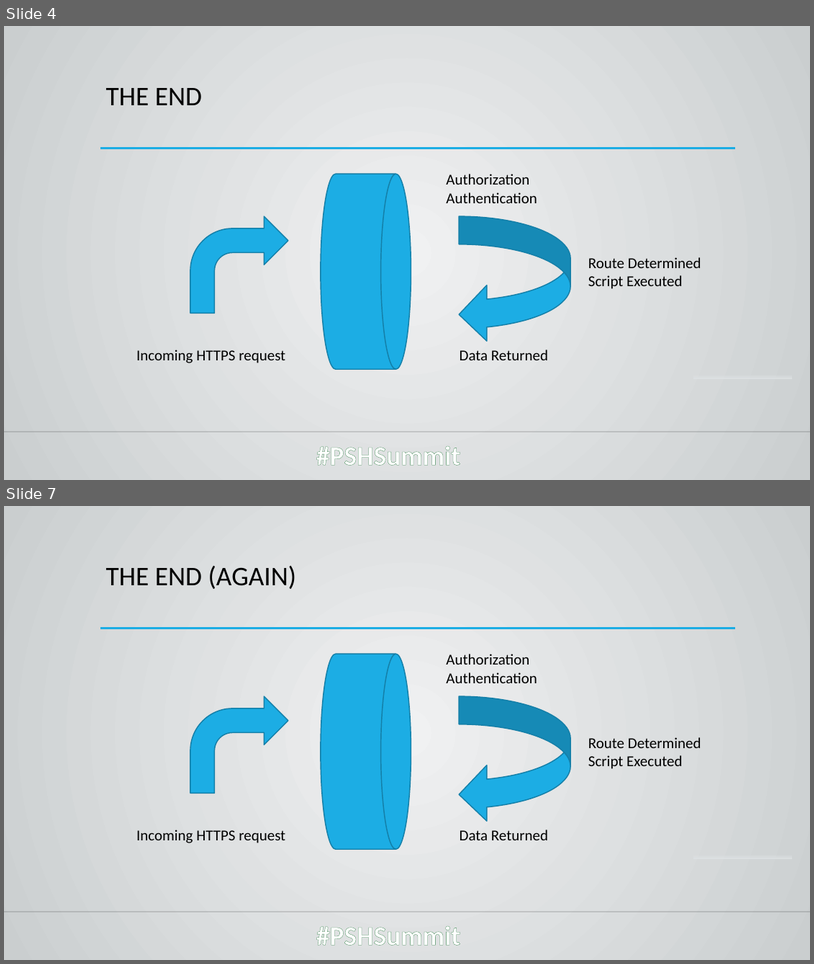
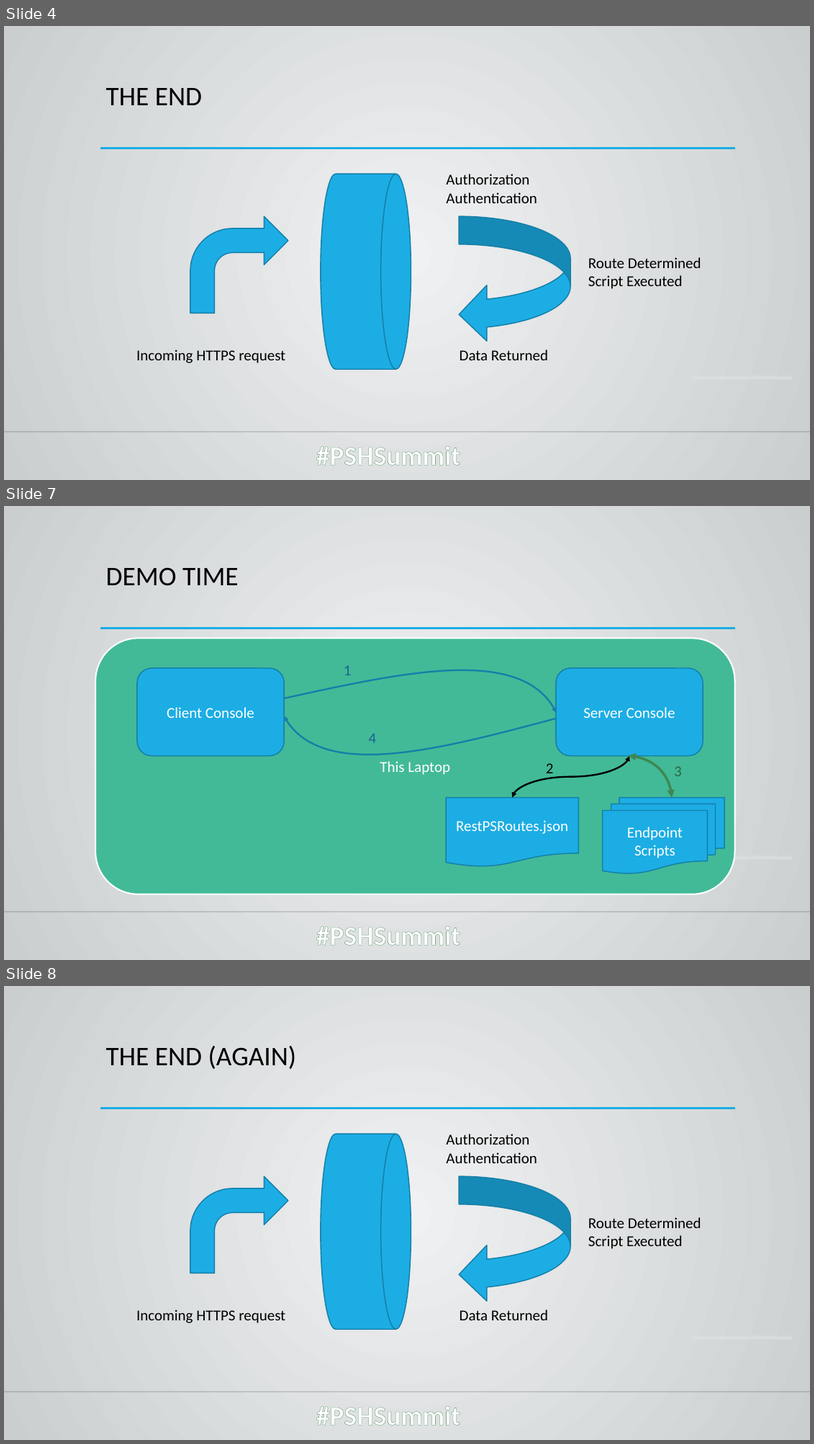
Before and after one commit to jpsider/Invoke-Automation, a slide deck: Powershell/PowerShellConference2022/Sider_PSConf_2022.pptx. Shown one above the other, each under a label of ours: slides 4 and 7 before the commit, slides 4, 7 and 8 after it; the slides between them are not shown. The pictures are 814x964 and 814x1444 pixels, drawn with LibreOffice and Linux fonts; fonts in the diff are those of the drawing; background and template pictures are left out. Boxes give left, top, right and bottom in pixels: in the first picture for what was removed or moved away, otherwise in the second. Text is boxed around its words. In the diff, an @@ line names an element or a change of style, - is before the commit and + after.

```diff
--- a/Powershell/PowerShellConference2022/Sider_PSConf_2022.pptx
+++ b/Powershell/PowerShellConference2022/Sider_PSConf_2022.pptx
@@ slide 7 added at (4,506,810,960), background gradient #F0F2F3 to #CACED0; not listed: 4 template elements that a slide beside it also shows @@
@@ title added at (106,568,239,586), 32 pt, text #000000 @@
+DEMO TIME
@@ rounded rectangle added at (95,638,736,894), fill #42BA97, outline #FFFFFF 1.75 pt, 18 pt, text #FFFFFF @@
+This Laptop
@@ rounded rectangle added at (137,668,284,756), fill #1CADE4, outline #1580A9 1.25 pt, 18 pt, text #FFFFFF @@
+Client Console
@@ freeform shape added at (285,671,557,713), outline #1580A9 2 pt @@
@@ text added at (344,665,352,675), 18 pt, text #1D6294 @@
+1
@@ rounded rectangle added at (556,668,703,756), fill #1CADE4, outline #1580A9 1.25 pt, 18 pt, text #FFFFFF @@
+Server Console
@@ freeform shape added at (284,704,558,758), outline #1580A9 2 pt @@
@@ text added at (369,734,377,743), 18 pt, text #1D6294 @@
+4
@@ curved double arrow added from (630, 756) to (513, 798), #000000 2 pt @@
@@ text added at (546,763,554,777), 18 pt, text #000000 @@
+2
@@ curved double arrow added from (629, 756) to (672, 798), #3E8853 3 pt @@
@@ text added at (674,766,682,776), 18 pt, text #2F663E @@
+3
@@ flow chart document added at (446,798,579,867), fill #1CADE4, outline #1580A9 1.25 pt, 18 pt, text #FFFFFF @@
+RestPSRoutes.json
@@ flow chart multidocument added at (603,798,725,874), fill #1CADE4, outline #1580A9 1.25 pt, 18 pt, text #FFFFFF @@
+Endpoint
+Scripts
@@ what was slide 7 is now slide 8 @@
```
Also in this commit, not shown: 4 slides changed, 3 other files.
